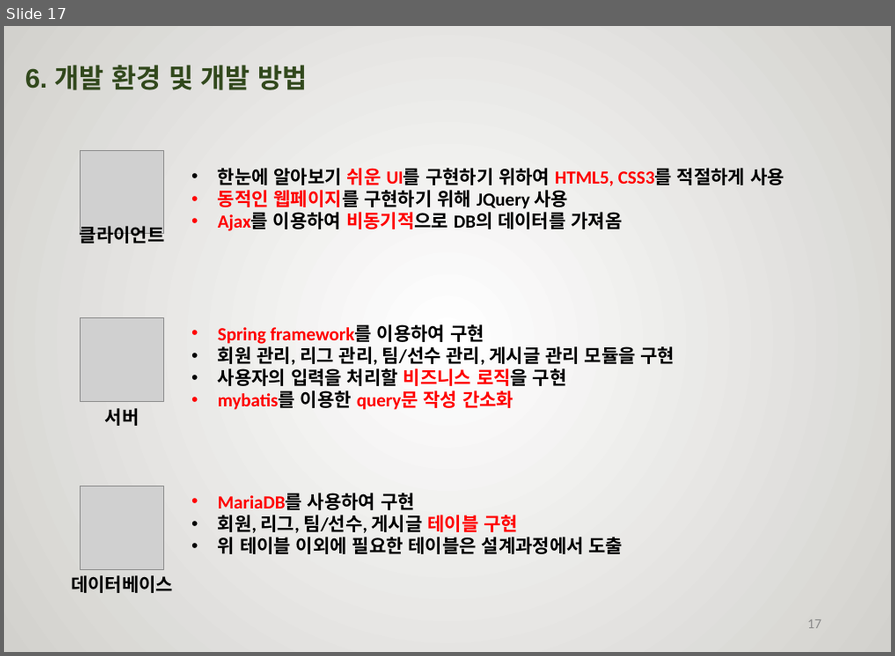
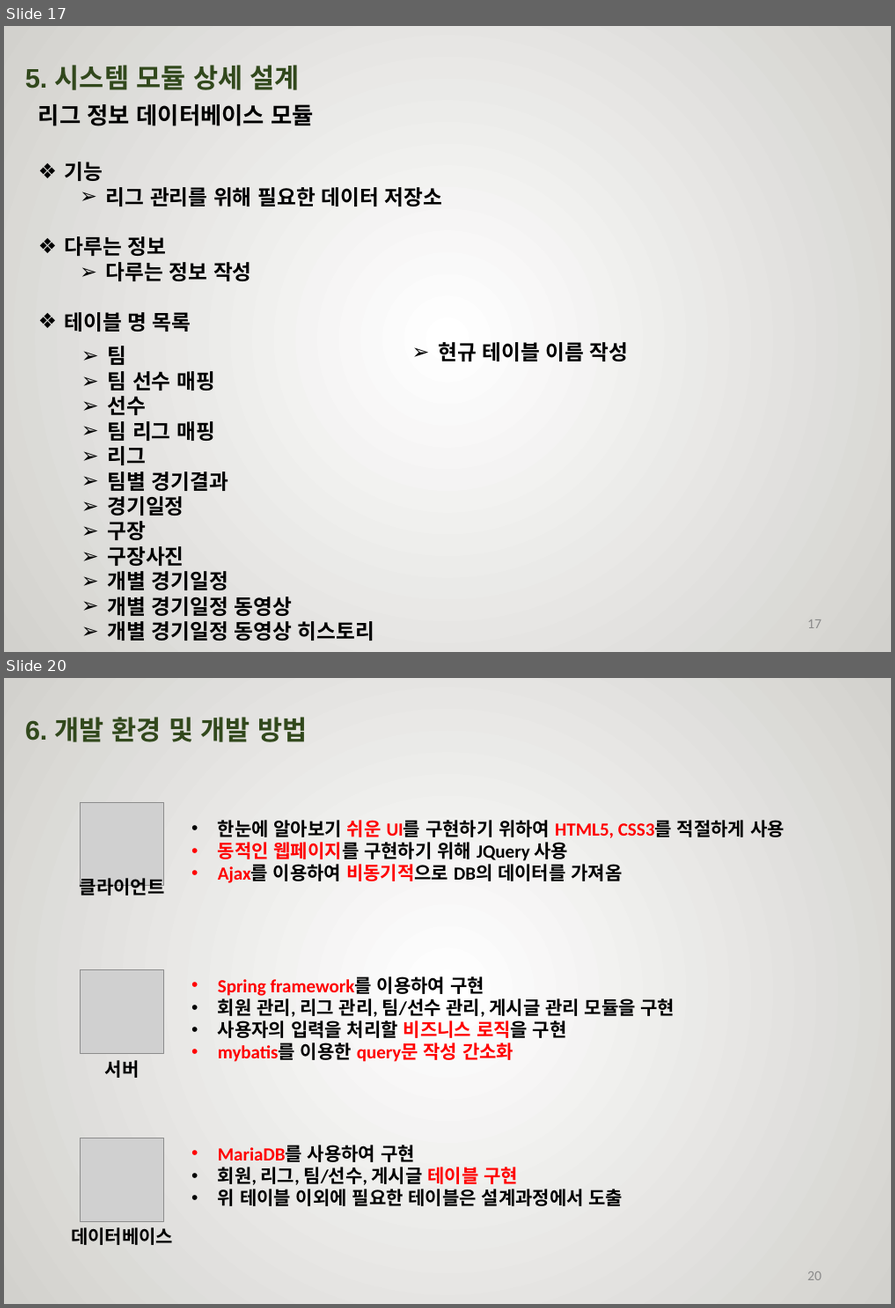
Before and after one commit to rimbong/Webengers, a slide deck: resources/졸작설계서.pptx. Shown one above the other, each under a label of ours: slide 17 before the commit, slides 17 and 20 after it; the slides between them are not shown. The pictures are 895x656 and 895x1308 pixels, drawn with LibreOffice and Linux fonts; fonts in the diff are those of the drawing; grey boxes stand for pictures; background and template pictures are left out. Boxes give left, top, right and bottom in pixels: in the first picture for what was removed or moved away, otherwise in the second. Text is boxed around its words. In the diff, an @@ line names an element or a change of style, - is before the commit and + after.

Commit message:
--2019.02.10 Jeong-Chan Lee 설계서 수정

```diff
--- a/resources/졸작설계서.pptx
+++ b/resources/졸작설계서.pptx
@@ slide 17 added at (x1=4, y1=26, x2=891, y2=652), background picture (left out) @@
@@ text added at (x1=25, y1=65, x2=300, y2=90), 40 pt, text #31481C, bold @@
+5. 시스템 모듈 상세 설계
@@ text added at (x1=38, y1=104, x2=315, y2=126), 20 pt, text #000000, bold @@
+리그 정보 데이터베이스 모듈
@@ text added at (x1=64, y1=162, x2=442, y2=331), 18 pt, text #000000, bold @@
+❖ 기능
+  ➢ 리그 관리를 위해 필요한 데이터 저장소
+❖ 다루는 정보
+  ➢ 다루는 정보 작성
+❖ 테이블 명 목록
@@ text added at (x1=438, y1=342, x2=629, y2=361), 18 pt, text #000000, bold @@
+  ➢ 현규 테이블 이름 작성
@@ text added at (x1=108, y1=345, x2=374, y2=640), 18 pt, text #000000, bold @@
+  ➢ 팀
+  ➢ 팀 선수 매핑
+  ➢ 선수
+  ➢ 팀 리그 매핑
+  ➢ 리그
+  ➢ 팀별 경기결과
+  ➢ 경기일정
+  ➢ 구장
+  ➢ 구장사진
+  ➢ 개별 경기일정
+  ➢ 개별 경기일정 동영상
+  ➢ 개별 경기일정 동영상 히스토리
@@ page number added at (x1=807, y1=619, x2=822, y2=628), 12 pt, text #8C8C8C @@
+17
@@ what was slide 17 is now slide 20 @@
@@ page number at (x1=807, y1=1271, x2=822, y2=1280): text changed @@
-17
+20
```
Also in this commit, not shown: 2 other slides added.
